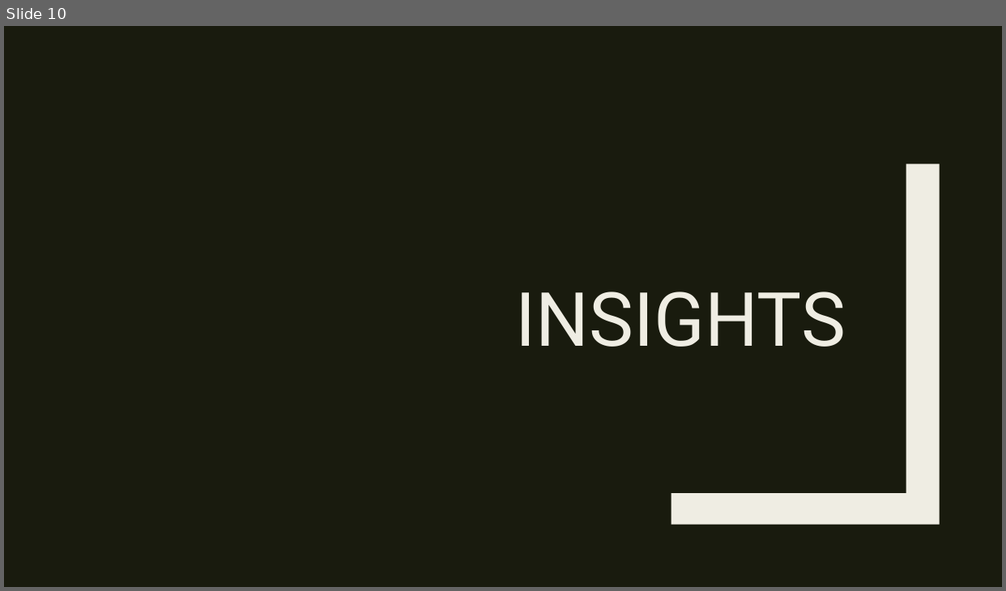
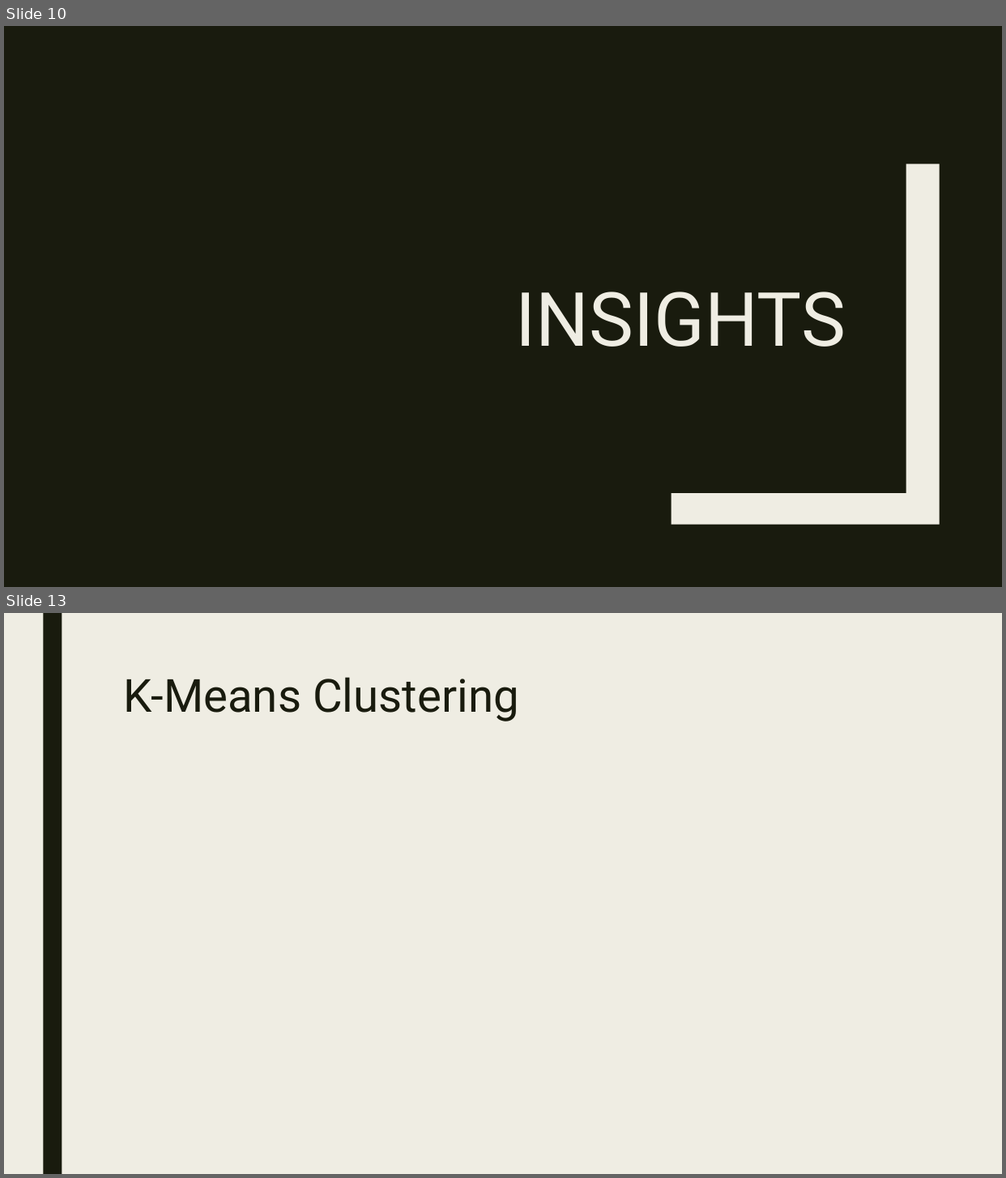
Before and after one commit to Preetikasri/UFO-Sightings-Analysis, a slide deck: ufo_presentation_v1.pptx. Shown one above the other, each under a label of ours: slide 10 before the commit, slides 10 and 13 after it; the slides between them are not shown. The pictures are 1006x591 and 1006x1178 pixels, drawn with LibreOffice and Linux fonts; fonts in the diff are those of the drawing. Boxes give left, top, right and bottom in pixels: in the first picture for what was removed or moved away, otherwise in the second. Text is boxed around its words. In the diff, an @@ line names an element or a change of style, - is before the commit and + after.

Commit message:
updated deck

```diff
--- a/ufo_presentation_v1.pptx
+++ b/ufo_presentation_v1.pptx
@@ slide 13 added at box(4, 613, 1002, 1174), background #EFEDE3 @@
@@ rectangle added at box(43, 613, 62, 1174), fill #191B0E @@
@@ title added at box(124, 677, 519, 722), 44 pt, text #191B0E @@
+K-Means Clustering
```
Also in this commit, not shown: 3 slides changed, 3 other slides added.
